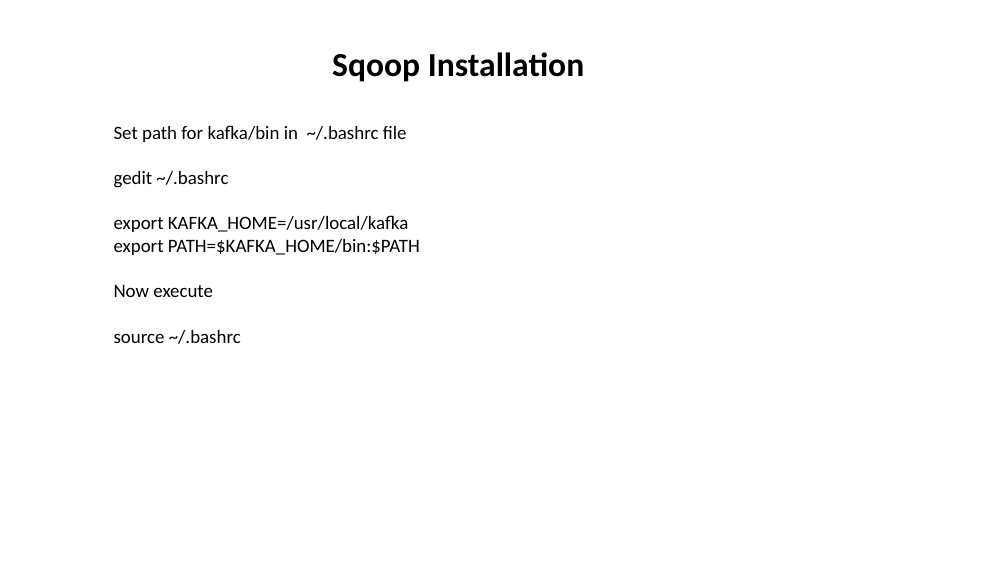
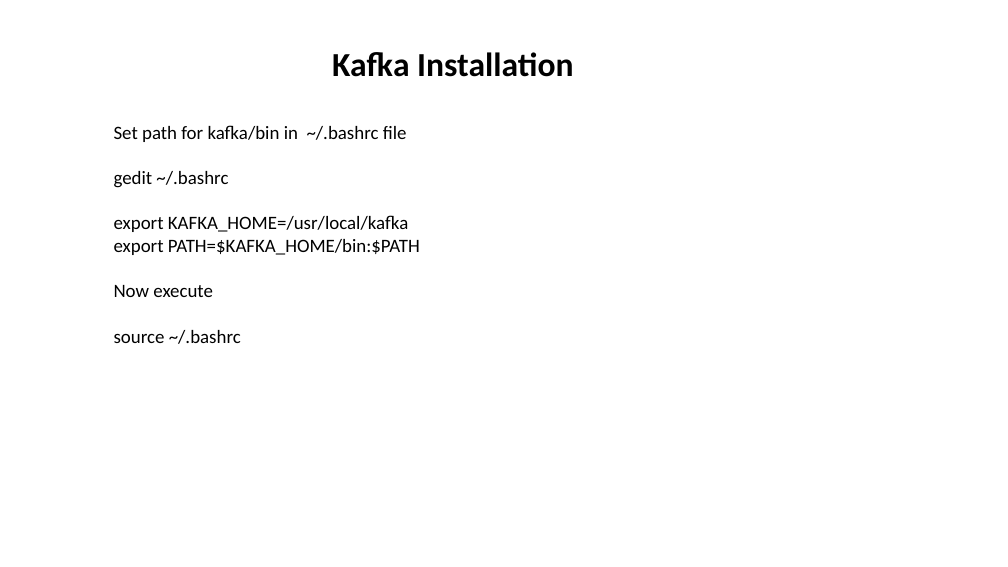
Before and after one commit to aashmishra/Bigdata_ppt, a slide deck: slide 7 of kafka.pptx. Drawn at 1008x567 pixels with LibreOffice and Linux fonts; fonts in the diff are those of the drawing. Boxes give left, top, right and bottom in pixels: in the first picture for what was removed or moved away, otherwise in the second. Text is boxed around its words. In the diff, an @@ line names an element or a change of style, - is before the commit and + after.

```diff
--- a/kafka.pptx
+++ b/kafka.pptx
@@ text at <box>332,52,573,77</box>: text changed @@
-Sqoop Installation
+Kafka Installation
```
Also in this commit, not shown: 7 other slides changed, 1 slide added, 1 slide removed.
